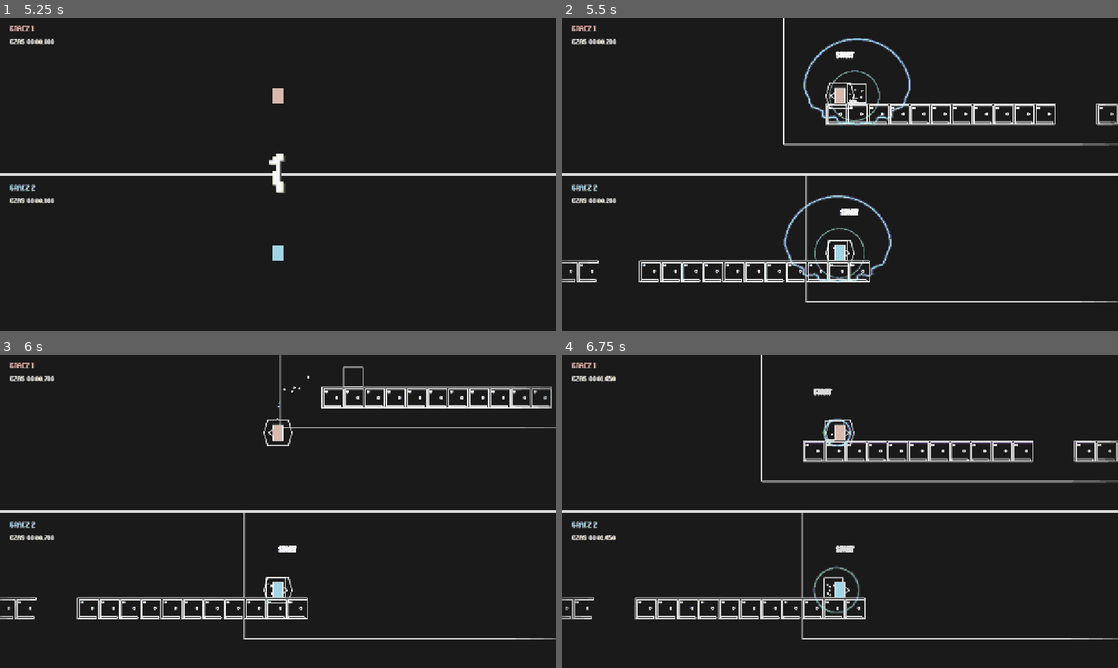
Above: before the commit, frames 1-4 (two rows, left to right).
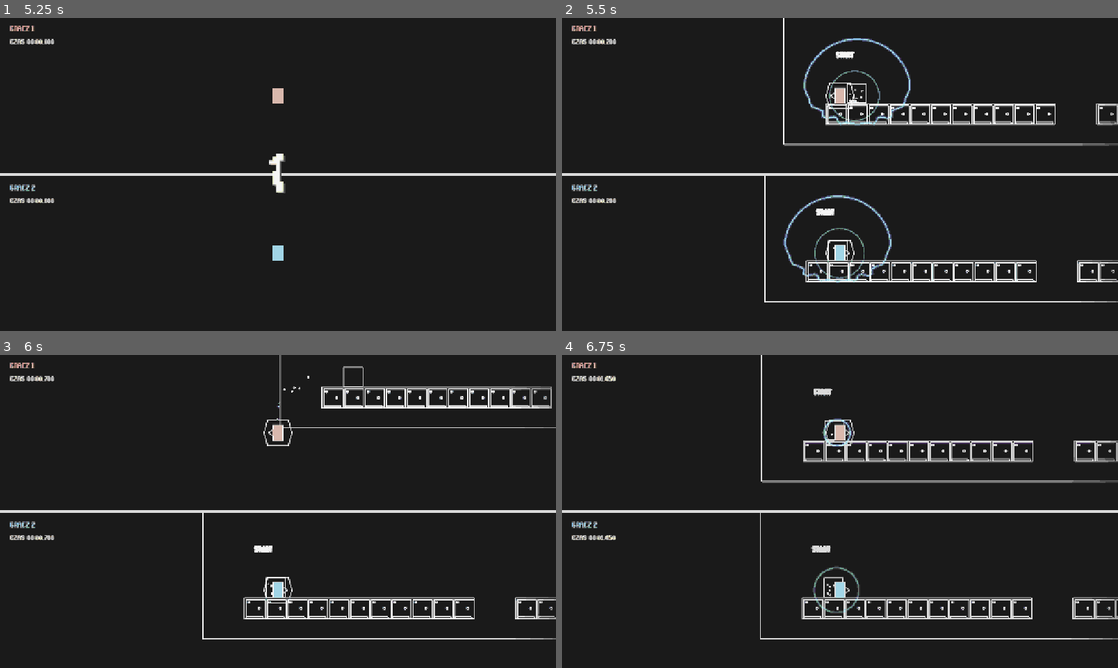
Above: after the commit, the same moments.

Repository: ketr4x/Haven
Game: Godot game, scene res://scenes/game/race.tscn
Two runs of this game, one before a commit and one after it. Both use one fixed random seed, a clock stepped at 60 frames per second and the inputs below. Sound files missing from this copy of the repository are replaced by a short silence.
Inputs (mouse positions are in pixels of both pictures, inside the frame that each line leads up to):
- Up to frame 1 (5.25 s): tap Enter (ui_accept) at 0.5, 2, 5 s; move the mouse to (400, 158) at 0.52 s; hold D (p1_right) 0.53-1.25 s; tap Left (p2_left) at 0.6, 3.6 s; click (400, 158) at 0.67 s; tap W (p1_jump) at 0.77, 3.77 s; tap Right (p2_right) at 0.8, 2.3, 3.8 s; drag from (166, 190) to (250, 237) at 1.27 s; move the mouse to (333, 105) at 2.02 s; hold D (p1_right) 2.03-2.75 s; hold N (new_seed) 2.03-2.75 s; drag from (250, 237) to (111, 127) at 2.77 s; move the mouse to (444, 221) at 3.52 s; hold A (p1_left) 3.53-4.25 s; tap R (restart) at 4.25 s; drag from (111, 127) to (194, 96) at 4.27 s; move the mouse to (305, 174) at 5.02 s; hold A (p1_left) from 5.03 s (still down); hold Down (p2_shout) from 5.03 s (still down); click (305, 174) at 5.17 s
- Up to frame 2 (5.5 s): keep holding A (p1_left); keep holding Down (p2_shout); tap Right (p2_right) at 5.3 s
- Up to frame 3 (6 s): release A (p1_left) at 5.75 s; release Down (p2_shout) at 5.75 s; drag from (194, 433) to (166, 527) at 5.77 s
- Up to frame 4 (6.75 s): move the mouse to (962, 495) at 6.52 s; hold D (p1_right) from 6.53 s (still down); tap Right (p2_right) at 6.6 s

Frame 1 is identical in both runs. In frame 2, 2.6% of the frame differs, in the area x 0-100%, y 50-91%; in frame 3, 2.6%; in frame 4, 2.6%.

Commit message:
Implement online split-screen opponent visibility and remove course mirroring

Diff:
--- a/scenes/game/race.tscn
+++ b/scenes/game/race.tscn
@@ -96,7 +96,7 @@
 jump_action = &"p2_jump"
 shout_action = &"p2_shout"
 player_color = Color(0.509804, 0.709804, 0.85098, 1)
-mirror_course_horizontally = true
+mirror_course_horizontally = false
 
 [node name="GlobalUi" type="CanvasLayer" parent="."]
 
@@ -172,9 +172,9 @@
 [node name="OpponentProgress" type="Label" parent="GlobalUi"]
 visible = false
 offset_left = 24.0
-offset_top = 148.0
+offset_top = 442.0
 offset_right = 400.0
-offset_bottom = 178.0
+offset_bottom = 472.0
 theme_override_colors/font_color = Color(0.509804, 0.709804, 0.85098, 1)
 theme_override_fonts/font = ExtResource("3_font")
 theme_override_font_sizes/font_size = 16
--- a/scripts/game/player_world.gd
+++ b/scripts/game/player_world.gd
@@ -31,6 +31,7 @@
 var death_height: float = INF
 var _race_active: bool = false
 var _respawn_time_remaining: float = 0.0
+var _pending_events: Array[String] = []
 
 func _ready() -> void:
 	_apply_player_configuration()
@@ -48,8 +49,18 @@
 	_player.jumped.connect(_on_player_jumped)
 	_player.wall_jumped.connect(_on_player_wall_jumped)
 
+	_player.sonic_shouted.connect(func(_o: Vector2, _d: Vector2, _l: float) -> void: _queue_local_event("shout"))
+	_player.footstep_emitted.connect(func(_o: Vector2, _d: Vector2, _l: float) -> void: _queue_local_event("footstep"))
+	_player.jumped.connect(func(_p: Vector2) -> void: _queue_local_event("jump"))
+	_player.landed.connect(func(_p: Vector2) -> void: _queue_local_event("land"))
+	_player.wall_jumped.connect(func(_p: Vector2, _n: Vector2) -> void: _queue_local_event("wall_jump"))
+	player_died.connect(func(_p: int) -> void: _queue_local_event("died"))
+
 
 func _process(delta: float) -> void:
+	if _player.is_remote:
+		return
+
 	if _respawn_time_remaining > 0.0:
 		_respawn_time_remaining = maxf(0.0, _respawn_time_remaining - delta)
 		if is_zero_approx(_respawn_time_remaining) and _race_active:
@@ -72,8 +83,9 @@
 	right_action = &"p1_right" if slot == 1 else &"p2_right"
 	jump_action = &"p1_jump" if slot == 1 else &"p2_jump"
 	shout_action = &"p1_shout" if slot == 1 else &"p2_shout"
-	mirror_course_horizontally = slot == 2
+	mirror_course_horizontally = false
 	player_color = Color(0.74902, 0.411765, 0.47451, 1) if slot == 1 else Color(0.509804, 0.709804, 0.85098, 1)
+	_player.is_remote = false
 	_apply_player_configuration()
 
 
@@ -83,8 +95,22 @@
 	right_action = &"p1_right"
 	jump_action = &"p1_jump"
 	shout_action = &"p1_shout"
-	mirror_course_horizontally = slot == 2
+	mirror_course_horizontally = false
 	player_color = Color(0.74902, 0.411765, 0.47451, 1) if slot == 1 else Color(0.509804, 0.709804, 0.85098, 1)
+	_player.is_remote = false
+	_apply_player_configuration()
+
+
+func configure_as_remote_opponent(slot: int) -> void:
+	player_number = slot
+	left_action = &""
+	right_action = &""
+	jump_action = &""
+	shout_action = &""
+	mirror_course_horizontally = false
+	player_color = Color(0.74902, 0.411765, 0.47451, 1) if slot == 1 else Color(0.509804, 0.709804, 0.85098, 1)
+	_player.is_remote = true
+	_finish_area.monitoring = false
 	_apply_player_configuration()
 
 
@@ -107,6 +133,54 @@
 
 func has_rebound_boost() -> bool:
 	return _player.is_rebound_boost_active()
+
+
+func player_global_position() -> Vector2:
+	return _player.global_position
+
+
+func player_velocity() -> Vector2:
+	return _player.velocity
+
+
+func player_facing_direction() -> float:
+	return _player.facing_direction
+
+
+func _queue_local_event(event_name: String) -> void:
+	if _pending_events.size() < 10:
+		_pending_events.append(event_name)
+
+
+func consume_pending_events() -> Array[String]:
+	var events := _pending_events.duplicate()
+	_pending_events.clear()
+	return events
+
+
+func apply_remote_snapshot(pos: Vector2, vel: Vector2, facing: float, loudness: float, boost_active: bool, events: Array) -> void:
+	_player.loudness = loudness
+	if boost_active and not _player.is_rebound_boost_active():
+		_player.apply_rebound_boost()
+	elif not boost_active and _player.is_rebound_boost_active():
+		_player.cancel_rebound_boost()
+	_player.apply_remote_snapshot(pos, vel, facing)
+	for event in events:
+		match str(event):
+			"shout":
+				_player.trigger_remote_shout(loudness)
+			"footstep":
+				_player.trigger_remote_footstep(loudness)
+			"jump":
+				_player.trigger_remote_jump()
+			"land":
+				_player.trigger_remote_land()
+			"wall_jump":
+				_player.trigger_remote_wall_jump(Vector2.LEFT if facing > 0.0 else Vector2.RIGHT)
+			"died":
+				_clear_waves()
+				_player.global_position = _generator.to_global(_generator.player_spawn)
+				_player.reset_remote_target(_player.global_position)
 
 
 func _apply_player_configuration() -> void:
@@ -128,7 +202,7 @@
 	if not is_active:
 		_respawn_time_remaining = 0.0
 	_player.set_physics_process(is_active)
-	_finish_area.monitoring = is_active
+	_finish_area.monitoring = is_active and not _player.is_remote
 
 
 func emit_intro_pulse() -> void:
@@ -199,8 +273,10 @@
 	_player.global_position = _generator.to_global(_generator.player_spawn)
 	_player.velocity = Vector2.ZERO
 	_player.set_facing_direction(-1.0 if mirror_course_horizontally else 1.0)
+	if _player.is_remote:
+		_player.reset_remote_target(_player.global_position)
 	_finish_area.global_position = _generator.to_global(_generator.finish_position)
-	_finish_area.monitoring = true
+	_finish_area.monitoring = not _player.is_remote
 	_activated_pulses.clear()
 	_clear_waves()
 
--- a/scripts/game/race.gd
+++ b/scripts/game/race.gd
@@ -82,6 +82,7 @@
 	_online_match.opponent_left.connect(_on_online_opponent_left)
 	_online_match.opponent_named.connect(_on_online_opponent_named)
 	_online_match.opponent_status_received.connect(_on_online_opponent_status_received)
+	_online_match.opponent_snapshot_received.connect(_on_online_opponent_snapshot_received)
 	_online_match.rematch_waiting.connect(_on_online_rematch_waiting)
 	_online_match.match_failed.connect(_on_online_match_failed)
 	_seed_random.randomize()
@@ -106,11 +107,15 @@
 		if _session_mode == SessionMode.ONLINE:
 			_status_send_remaining = maxf(0.0, _status_send_remaining - delta)
 			if is_zero_approx(_status_send_remaining):
-				_status_send_remaining = 0.1
+				_status_send_remaining = 0.05
 				_online_match.submit_local_status(
 					_player_one_world.progress_fraction(),
 					_player_one_world.current_loudness(),
 					_player_one_world.has_rebound_boost(),
+					_player_one_world.player_global_position(),
+					_player_one_world.player_velocity(),
+					_player_one_world.player_facing_direction(),
+					_player_one_world.consume_pending_events(),
 				)
 		_update_timer_labels()
 
@@ -174,8 +179,7 @@
 	_finish_status_label.visible = false
 	_update_timer_labels()
 	_player_one_world.generate_course(_seed)
-	if _session_mode == SessionMode.LOCAL:
-		_player_two_world.generate_course(_seed)
+	_player_two_world.generate_course(_seed)
 
 
 func _restart_course() -> void:
@@ -284,15 +288,15 @@
 
 	var is_racing := next_state == RaceState.RACING
 	if _session_mode == SessionMode.ONLINE:
+		var opponent_slot := 2 if _online_match.player_slot == 1 else 1
 		_player_one_world.set_race_active(is_racing and not _player_finish_times.has(_online_match.player_slot))
-		_player_two_world.set_race_active(false)
+		_player_two_world.set_race_active(is_racing and not _player_finish_times.has(opponent_slot))
 	else:
 		_player_one_world.set_race_active(is_racing and not _player_finish_times.has(1))
 		_player_two_world.set_race_active(is_racing and not _player_finish_times.has(2))
 	if previous_state == RaceState.COUNTDOWN and next_state == RaceState.RACING:
 		_player_one_world.emit_intro_pulse()
-		if _session_mode == SessionMode.LOCAL:
-			_player_two_world.emit_intro_pulse()
+		_player_two_world.emit_intro_pulse()
 
 
 func _on_player_finished(player_number: int) -> void:
@@ -346,17 +350,18 @@
 func _begin_online_session() -> void:
 	_session_mode = SessionMode.ONLINE
 	get_tree().paused = false
-	_top_container.anchor_bottom = 1.0
-	_top_container.offset_bottom = 0.0
-	_bottom_container.visible = false
-	_divider.visible = false
+	_top_container.anchor_bottom = 0.5
+	_top_container.offset_bottom = -2.0
+	_bottom_container.visible = true
+	_divider.visible = true
 	_player_one_label.text = "TY"
 	_player_two_label.text = "PRZECIWNIK"
-	_player_two_label.position.y = 88.0
-	_player_two_timer_label.position.y = 118.0
+	_player_two_label.position.y = 382.0
+	_player_two_timer_label.position.y = 412.0
 	_network_status_label.visible = true
 	_network_status_label.text = "ŁĄCZENIE…"
 	_opponent_progress_label.visible = true
+	_opponent_progress_label.position.y = 442.0
 	_opponent_progress_label.text = "POSTĘP  0%"
 	if _menu_screen != MenuScreen.WAITING:
 		_title_panel.visible = false
@@ -392,6 +397,7 @@
 	_player_two_label.text = _online_match.opponent_display_name if not _online_match.opponent_display_name.is_empty() else "PRZECIWNIK"
 	_network_status_label.text = "POŁĄCZONO"
 	_player_one_world.configure_for_online_slot(player_slot)
+	_player_two_world.configure_as_remote_opponent(2 if player_slot == 1 else 1)
 	_status_send_remaining = 0.0
 	_generate_race(seed)
 	_seed_label.text = "POKÓJ  %s" % _online_match.room_code
@@ -425,9 +431,15 @@
 
 func _on_online_opponent_finished(player_slot: int, elapsed: float) -> void:
 	_player_finish_times[player_slot] = elapsed
+	_player_two_world.set_race_active(false)
 	_finish_status_label.text = "PRZECIWNIK JEST NA MECIE. JEDŹ DALEJ."
 	_finish_status_label.visible = true
 	_update_timer_labels()
+
+
+func _on_online_opponent_snapshot_received(pos: Vector2, vel: Vector2, facing: float, loudness: float, boost_active: bool, events: Array) -> void:
+	if _session_mode == SessionMode.ONLINE and _player_two_world != null:
+		_player_two_world.apply_remote_snapshot(pos, vel, facing, loudness, boost_active, events)
 
 
 func _on_online_match_finished(finish_times: Dictionary, winner_slot: int) -> void:
--- a/scripts/online/online_match.gd
+++ b/scripts/online/online_match.gd
@@ -9,6 +9,7 @@
 signal opponent_left(client_id: int)
 signal opponent_named(display_name: String)
 signal opponent_status_received(progress: float, loudness: float, boost_active: bool)
+signal opponent_snapshot_received(position: Vector2, velocity: Vector2, facing: float, loudness: float, boost_active: bool, events: Array)
 signal rematch_waiting
 signal room_code_ready(room_code: String)
 
@@ -137,14 +138,28 @@
 		_try_finish_match()
 
 
-func submit_local_status(progress: float, loudness: float, boost_active: bool) -> void:
+func submit_local_status(
+	progress: float,
+	loudness: float,
+	boost_active: bool,
+	position: Vector2 = Vector2.ZERO,
+	velocity: Vector2 = Vector2.ZERO,
+	facing: float = 1.0,
+	events: Array = []
+) -> void:
 	if state != MatchState.RACING:
 		return
-	_send("player_status", {
+	var payload: Dictionary = {
 		"boost_active": boost_active,
 		"loudness": clampf(loudness, 0.0, 100.0),
 		"progress": clampf(progress, 0.0, 1.0),
-	})
+	}
+	if position != Vector2.ZERO or velocity != Vector2.ZERO or not events.is_empty() or not is_equal_approx(facing, 1.0):
+		payload["pos"] = [position.x, position.y]
+		payload["vel"] = [velocity.x, velocity.y]
+		payload["facing"] = facing
+		payload["events"] = events
+	_send("player_status", payload)
 
 
 func request_rematch() -> void:
@@ -381,11 +396,23 @@
 		return
 	if not (loudness_value is float or loudness_value is int) or not boost_value is bool:
 		return
-	opponent_status_received.emit(
-		clampf(float(progress_value), 0.0, 1.0),
-		clampf(float(loudness_value), 0.0, 100.0),
-		bool(boost_value),
-	)
+	var progress := clampf(float(progress_value), 0.0, 1.0)
+	var loudness := clampf(float(loudness_value), 0.0, 100.0)
+	var boost_active := bool(boost_value)
+	opponent_status_received.emit(progress, loudness, boost_active)
+
+	var pos_value: Variant = payload.get("pos")
+	var vel_value: Variant = payload.get("vel")
+	var facing_value: Variant = payload.get("facing", 1.0)
+	var events_value: Variant = payload.get("events", [])
+	if pos_value is Array and (pos_value as Array).size() >= 2:
+		var pos := Vector2(float((pos_value as Array)[0]), float((pos_value as Array)[1]))
+		var vel := Vector2.ZERO
+		if vel_value is Array and (vel_value as Array).size() >= 2:
+			vel = Vector2(float((vel_value as Array)[0]), float((vel_value as Array)[1]))
+		var facing := float(facing_value)
+		var events: Array = events_value if events_value is Array else []
+		opponent_snapshot_received.emit(pos, vel, facing, loudness, boost_active, events)
 
 
 func _try_finish_match() -> void:
--- a/scripts/player/player.gd
+++ b/scripts/player/player.gd
@@ -46,6 +46,7 @@
 
 @export_category("Presentation")
 @export var camera_enabled: bool = false
+@export var is_remote: bool = false
 
 @onready var _camera: Camera2D = $Camera2D
 @onready var _boost_aura: Polygon2D = $BoostAura
@@ -65,6 +66,9 @@
 var _boost_time_remaining: float = 0.0
 var _footstep_time_remaining: float = 0.0
 var _was_on_floor: bool = false
+var _remote_target_position: Vector2 = Vector2.ZERO
+var _remote_target_velocity: Vector2 = Vector2.ZERO
+var _remote_has_target: bool = false
 
 func _ready() -> void:
 	_camera.enabled = camera_enabled
@@ -84,6 +88,10 @@
 
 
 func _physics_process(delta: float) -> void:
+	if is_remote:
+		_process_remote_puppet(delta)
+		return
+
 	_update_rebound_boost(delta)
 	_update_loudness(delta)
 	_shout_cooldown_remaining = maxf(0.0, _shout_cooldown_remaining - delta)
@@ -98,6 +106,63 @@
 	_update_wall_jump_state(delta)
 	_emit_footstep_if_running(delta)
 	_emit_shout_if_requested()
+
+
+func _process_remote_puppet(delta: float) -> void:
+	_update_rebound_boost(delta)
+	if _remote_has_target:
+		global_position = global_position.lerp(_remote_target_position, clampf(delta * 20.0, 0.0, 1.0))
+		velocity = _remote_target_velocity
+
+
+func apply_remote_snapshot(pos: Vector2, vel: Vector2, facing: float) -> void:
+	if not _remote_has_target:
+		global_position = pos
+		_remote_has_target = true
+	_remote_target_position = pos
+	_remote_target_velocity = vel
+	set_facing_direction(facing)
+	if is_rebound_boost_active():
+		_boost_trail.direction = Vector2(-facing_direction, -0.15).normalized()
+
+
+func reset_remote_target(pos: Vector2) -> void:
+	global_position = pos
+	_remote_target_position = pos
+	_remote_target_velocity = Vector2.ZERO
+
+
+func cancel_rebound_boost() -> void:
+	_boost_time_remaining = 0.0
+	_boost_aura.visible = false
+	_boost_trail.emitting = false
+	rebound_boost_ended.emit()
+
+
+func trigger_remote_shout(shout_loudness: float) -> void:
+	_add_loudness(shout_loudness_gain)
+	_play_particle_burst(_shout_sparks)
+	sonic_shouted.emit(global_position, Vector2(facing_direction, 0.0), shout_loudness)
+
+
+func trigger_remote_footstep(footstep_loudness: float) -> void:
+	footstep_emitted.emit(global_position, Vector2(facing_direction, 0.0), footstep_loudness)
+
+
+func trigger_remote_jump() -> void:
+	jumped.emit(global_position)
+
+
+func trigger_remote_wall_jump(normal: Vector2) -> void:
+	_wall_dust.position = Vector2(-normal.x * 12.0, 6.0)
+	_wall_dust.direction = Vector2(normal.x, -0.35).normalized()
+	_play_particle_burst(_wall_dust)
+	wall_jumped.emit(global_position, normal)
+
+
+func trigger_remote_land() -> void:
+	_play_particle_burst(_landing_dust)
+	landed.emit(global_position)
 
 
 func _update_loudness(delta: float) -> void:
--- a/tests/online_match_check.gd
+++ b/tests/online_match_check.gd
@@ -10,6 +10,7 @@
 var _opponent_progress: float = 0.0
 var _opponent_loudness: float = 0.0
 var _opponent_boost_active: bool = false
+var _opponent_snapshot: Dictionary = {}
 
 
 func _initialize() -> void:
@@ -22,6 +23,9 @@
 	online_match.countdown_started.connect(_on_countdown_started)
 	online_match.match_finished.connect(_on_online_match_finished)
 	online_match.opponent_status_received.connect(_on_opponent_status_received)
+	online_match.opponent_snapshot_received.connect(func(pos: Vector2, vel: Vector2, facing: float, _loud: float, _boost: bool, events: Array) -> void:
+		_opponent_snapshot = {"events": events, "facing": facing, "pos": pos, "vel": vel}
+	)
 	await process_frame
 
 	online_match.host_friend_room("ECHO-TEST")
@@ -45,16 +49,28 @@
 	assert(is_equal_approx(_countdown_duration, online_match.countdown_duration))
 
 	online_match.begin_race()
-	online_match.submit_local_status(0.4, 55.0, true)
+	online_match.submit_local_status(0.4, 55.0, true, Vector2(100.0, 50.0), Vector2(200.0, 0.0), 1.0, ["shout"])
 	service.receive_message(2, OnlineProtocol.make_message(
 		"player_status",
 		"ECHO-TEST",
 		2,
-		{"boost_active": false, "loudness": 63.0, "progress": 0.7},
+		{
+			"boost_active": false,
+			"events": ["shout"],
+			"facing": 1.0,
+			"loudness": 63.0,
+			"pos": [150.0, 200.0],
+			"progress": 0.7,
+			"vel": [300.0, -10.0],
+		},
 	))
 	assert(is_equal_approx(_opponent_progress, 0.7))
 	assert(is_equal_approx(_opponent_loudness, 63.0))
 	assert(not _opponent_boost_active)
+	assert(_opponent_snapshot.get("pos") == Vector2(150.0, 200.0))
+	assert(_opponent_snapshot.get("vel") == Vector2(300.0, -10.0))
+	assert(_opponent_snapshot.get("facing") == 1.0)
+	assert(_opponent_snapshot.get("events") == ["shout"])
 
 	online_match.submit_local_finish(12.5)
 	service.receive_message(2, OnlineProtocol.make_message(
--- a/tests/race_shell_check.gd
+++ b/tests/race_shell_check.gd
@@ -42,11 +42,11 @@
 	assert(player_one_generator.get_node("GeneratedChunks").get_child_count() == 17)
 	assert(player_two_generator.get_node("GeneratedChunks").get_child_count() == 17)
 	assert(not player_one_generator.mirror_horizontally)
-	assert(player_two_generator.mirror_horizontally)
+	assert(not player_two_generator.mirror_horizontally)
 	var player_two_start_chunk := player_two_generator.get_node("GeneratedChunks").get_child(0) as CourseChunk
 	var player_two_start_terrain := player_two_start_chunk.get_node("Terrain") as TileMapLayer
 	for cell in player_two_start_chunk.terrain_cells:
-		assert(player_two_start_terrain.get_cell_source_id(Vector2i(-cell.x, cell.y)) == 0)
+		assert(player_two_start_terrain.get_cell_source_id(cell) == 0)
 	var player_two := player_two_world.get_node("Player") as RezonansPlayer
 	var player_one_overlay := player_one_world.get_node("EchoCanvas/EchoOverlay") as EchoOverlay
 	var player_two_overlay := player_two_world.get_node("EchoCanvas/EchoOverlay") as EchoOverlay
@@ -55,11 +55,11 @@
 	var player_one_distance := player_one_finish_area.global_position.x - player_one.global_position.x
 	var player_two_distance := player_two_finish_area.global_position.x - player_two.global_position.x
 	assert(player_one_distance > 0.0)
-	assert(player_two_distance < 0.0)
-	assert(is_equal_approx(player_one_distance, -player_two_distance))
+	assert(player_two_distance > 0.0)
+	assert(is_equal_approx(player_one_distance, player_two_distance))
 	assert(player_one.facing_direction == 1.0)
-	assert(player_two.facing_direction == -1.0)
-	assert((player_two.get_node("FacingMarker") as Polygon2D).scale.x == -1.0)
+	assert(player_two.facing_direction == 1.0)
+	assert((player_two.get_node("FacingMarker") as Polygon2D).scale.x == 1.0)
 	assert(player_one_overlay.material != player_two_overlay.material)
 	assert((player_one_overlay.material as ShaderMaterial).get_shader_parameter("player_color") == player_one.modulate)
 	assert((player_two_overlay.material as ShaderMaterial).get_shader_parameter("player_color") == player_two.modulate)
@@ -106,16 +106,16 @@
 	var player_one_start_x := player_one.global_position.x
 	var player_two_start_x := player_two.global_position.x
 	Input.action_press(&"p1_right")
-	Input.action_press(&"p2_left")
+	Input.action_press(&"p2_right")
 	for frame in 20:
 		await physics_frame
 	Input.action_release(&"p1_right")
-	Input.action_release(&"p2_left")
+	Input.action_release(&"p2_right")
 	assert(player_one.global_position.x > player_one_start_x)
-	assert(player_two.global_position.x < player_two_start_x)
+	assert(player_two.global_position.x > player_two_start_x)
 
 	player_two.rebound_boost_started.connect(_on_player_two_boost_started)
-	player_two_world._on_player_pulsed(player_two.global_position, Vector2.LEFT, 60.0, 16)
+	player_two_world._on_player_pulsed(player_two.global_position, Vector2.RIGHT, 60.0, 16)
 	for frame in 120:
 		await physics_frame
 		if _player_two_boost_started:
Not shown, changed: AGENTS.md
Not shown, changed: docs/online_race_presentation.md
